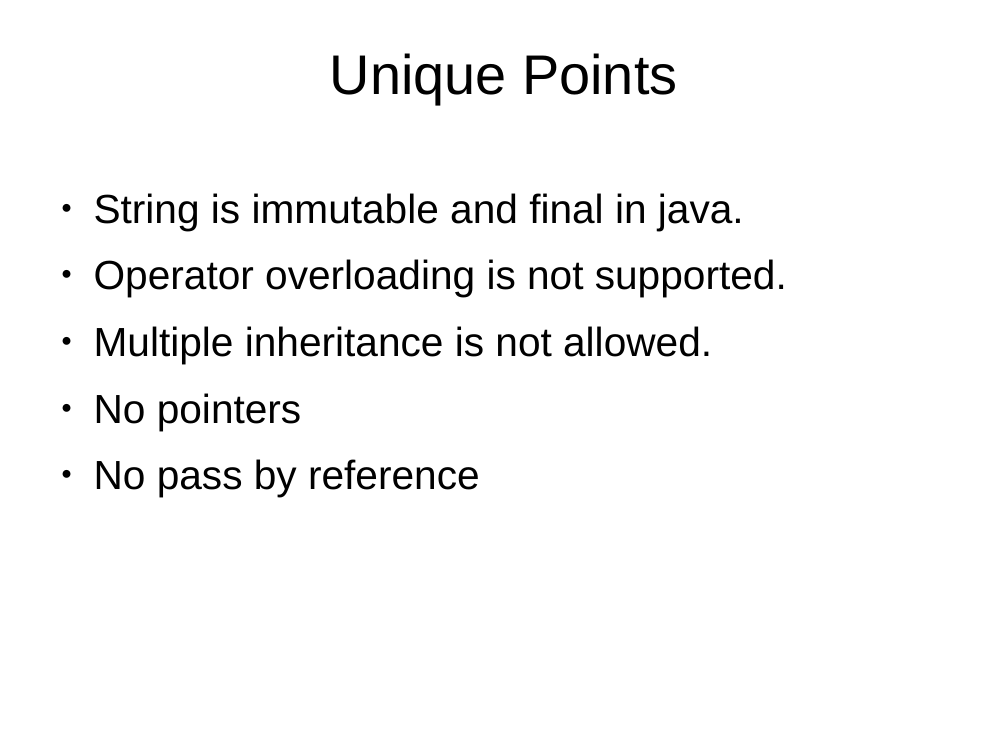
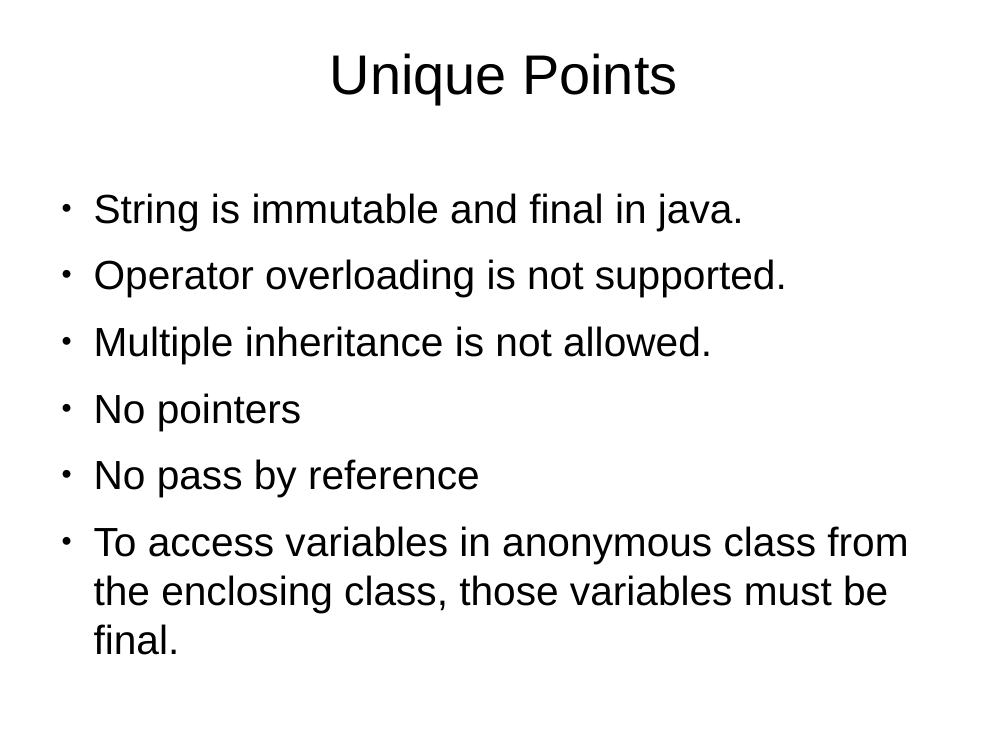
Before and after one commit to shikha-desai/Internship_PreWork, a slide deck: slide 22 of Java/Java_Notes.odp (slide 20 before the commit). Drawn at 1008x756 pixels with LibreOffice and Linux fonts; fonts in the diff are those of the drawing; background and template pictures are left out. Boxes give left, top, right and bottom in pixels: in the first picture for what was removed or moved away, otherwise in the second. Text is boxed around its words. In the diff, an @@ line names an element or a change of style, - is before the commit and + after.

```diff
--- a/Java/Java_Notes.odp
+++ b/Java/Java_Notes.odp
@@ text at (94, 526, 908, 613): paragraph added @@
+● To access variables in anonymous class from the enclosing class, those variables must be final.
```
Also in this commit, not shown: 2 slides added, 2 other files.
